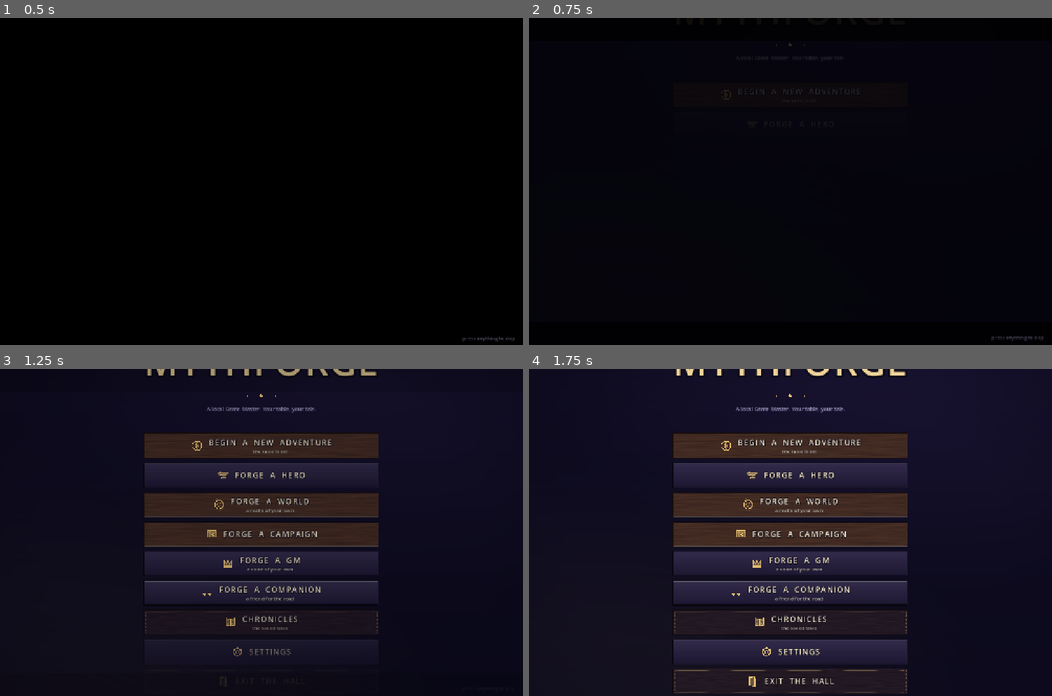
Above: before the commit, frames 1-4 (two rows, left to right).
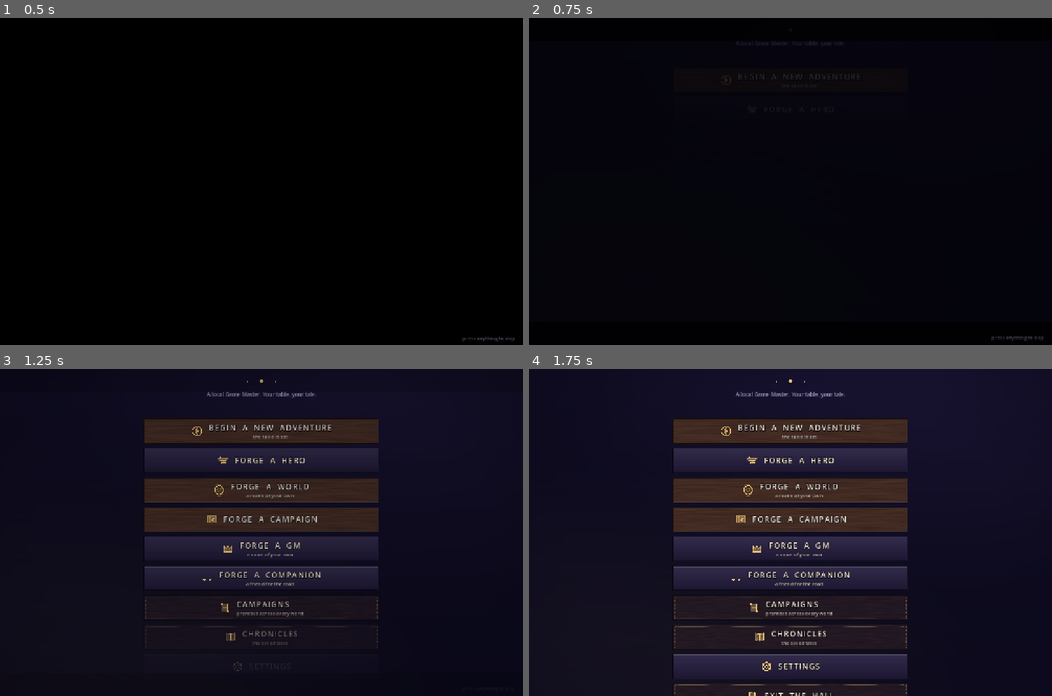
Above: after the commit, the same moments.

Repository: nc262/mythforge
Game: Godot game, scene res://scenes/main_menu.tscn
Same seed, same stepped clock (60 frames per second), same inputs: the game is played once before the commit and once after it. This scene is started directly instead of the project's main scene. Video files are missing from this copy of the repository; at most half a second of black plays in their place.
Inputs (mouse positions are in pixels of both pictures, inside the frame that each line leads up to):
- Up to frame 1 (0.5 s): no input
- Up to frame 2 (0.75 s): tap Enter (ui_accept) at 0.5 s; drag from (790, 181) to (842, 109) at 0.52 s
- Up to frame 3 (1.25 s): no input
- Up to frame 4 (1.75 s): click (790, 607) at 1.27 s

Frame 1 is identical in both runs. In frame 2, 0.2% of the frame differs, in the area x 36-64%, y 7-26%; in frame 3, 15%; in frame 4, 20%, in the area x 27-73%, y 0-100%.

Commit message:
Batch D chat/AI + shell: inline edit, STT push-to-talk, crafting v2, campaign shelf, chat QoL
- Ctrl+E inline edit: your last line returns to the box, the stale exchange
  leaves the thread (rows carry kind metadata).
- STT push-to-talk: hold the quill button, speak, release — audio records
  via an AudioEffectRecord bus, posts multipart to /api/stt/transcribe
  (Api.post_file), transcript lands in the input box; graceful 503 line.
  audio/driver/enable_input on.
- Crafting v2: recipes in tables.json (typed components), GameState.craft
  consumes and grants; ready recipes appear in the dice menu (700-lane);
  the GM craft-ask now knows it can seed component loot.
- Main menu: CAMPAIGNS shelf — every authored premise across every world,
  one list, set-the-table link; worlds grid + shelf get staggered entrances.
- Companion chat: Clear-the-table button (thread + chronicle reset).
- Model routing: BLOCKED — backend model is per-session (chat_stream has no
  per-message override); documented, not faked. Vision loop likewise needs
  a scene-describe endpoint server-side.

Co-Authored-By: Claude Fable 5 <noreply@anthropic.com>

Diff:
--- a/godot/autoload/api_client.gd
+++ b/godot/autoload/api_client.gd
@@ -103,6 +103,32 @@
 	for k in fields:
 		parts.append(str(k).uri_encode() + "=" + str(fields[k]).uri_encode())
 	return "&".join(parts)
+
+
+## Multipart file upload (STT audio). → parsed JSON with "_status".
+func post_file(path: String, field: String, bytes: PackedByteArray, filename := "audio.wav", mime := "audio/wav") -> Dictionary:
+	if test_mode:
+		return _test_response(path)
+	var boundary := "----mythforge%08x" % (randi() & 0x7FFFFFFF)
+	var body := PackedByteArray()
+	body.append_array(("--%s\r\nContent-Disposition: form-data; name=\"%s\"; filename=\"%s\"\r\nContent-Type: %s\r\n\r\n" % [
+		boundary, field, filename, mime]).to_utf8_buffer())
+	body.append_array(bytes)
+	body.append_array(("\r\n--%s--\r\n" % boundary).to_utf8_buffer())
+	var req := HTTPRequest.new()
+	add_child(req)
+	var err := req.request_raw(BASE + path,
+		_headers(["Content-Type: multipart/form-data; boundary=%s" % boundary]),
+		HTTPClient.METHOD_POST, body)
+	if err != OK:
+		req.queue_free()
+		return {"_status": 0}
+	var res: Array = await req.request_completed
+	req.queue_free()
+	var out = JSON.parse_string(res[3].get_string_from_utf8())
+	var d: Dictionary = out if out is Dictionary else {"data": out}
+	d["_status"] = res[1]
+	return d
 
 
 ## Raw bytes (images). Empty array on any failure.
--- a/godot/autoload/game_state.gd
+++ b/godot/autoload/game_state.gd
@@ -219,6 +219,39 @@
 			return
 	v["items"].append(Rules.mk_item(nm, rarity, qty))
 	save_kind("inv", v)
+
+
+## Crafting v2 — typed components, consumed on craft. Recipes live in
+## tables.json; the GM seeds components through ordinary [[loot]] tags.
+func recipe_ready(r: Dictionary) -> bool:
+	for comp in r.get("components", []):
+		var found := false
+		for it in inv().get("items", []):
+			if str(it.get("name", "")).nocasecmp_to(str(comp)) == 0 and int(it.get("qty", 1)) > 0:
+				found = true
+				break
+		if not found:
+			return false
+	return true
+
+
+func craft(recipe_name: String) -> String:
+	for r in Rules.tables.get("recipes", []):
+		if not (r is Dictionary) or str(r.get("name", "")).nocasecmp_to(recipe_name) != 0:
+			continue
+		if not recipe_ready(r):
+			return ""
+		var v := inv()
+		for comp in r["components"]:
+			for it in v["items"]:
+				if str(it.get("name", "")).nocasecmp_to(str(comp)) == 0:
+					it["qty"] = int(it.get("qty", 1)) - 1
+					break
+		v["items"] = v["items"].filter(func(it): return int(it.get("qty", 1)) > 0)
+		save_kind("inv", v)
+		add_item(str(r["name"]), str(r.get("rarity", "common")))
+		return "*You craft a %s from %s.*" % [str(r["name"]), ", ".join(r["components"])]
+	return ""
 
 
 func item_by_id(id: String) -> Dictionary:
--- a/godot/project.godot
+++ b/godot/project.godot
@@ -23,6 +23,10 @@
 WorldSkin="*res://autoload/world_skin.gd"
 Pad="*res://autoload/pad.gd"
 
+[audio]
+
+driver/enable_input=true
+
 [display]
 
 window/size/viewport_width=1280
--- a/godot/scripts/game.gd
+++ b/godot/scripts/game.gd
@@ -90,6 +90,7 @@
 	# adventure screen wears no atmosphere overlay (rooms/forges still do).
 	_iconify_toolbar()
 	_add_leave_button()
+	_add_mic_button()
 	# A3: a full-screen mood wash the AI can SUGGEST via presentation tags —
 	# above the scene art, below the UI, transparent until a mood lands.
 	_mood_layer = ColorRect.new()
@@ -140,6 +141,22 @@
 		Art.art_ready.connect(func(k):
 			if str(k) == slug and is_instance_valid(face):
 				face.set_portrait(Art.round_tex(slug, 132), comp_name.left(1)))
+		# Clear-chat: sweep the table and start the talk fresh.
+		var clear_b := Button.new()
+		clear_b.theme_type_variation = "GhostButton"
+		clear_b.text = "Clear the table"
+		clear_b.anchor_left = 1.0
+		clear_b.anchor_right = 1.0
+		clear_b.offset_left = -196
+		clear_b.offset_top = 158
+		clear_b.offset_right = -32
+		clear_b.offset_bottom = 192
+		clear_b.pressed.connect(func():
+			for r in _thread.get_children():
+				r.queue_free()
+			Chronicle.reset()
+			_say_system("The table is cleared — speak fresh."))
+		add_child(clear_b)
 		_say_system("You sit down with %s." % comp_name)
 		return
 	await GameState.hydrate()
@@ -216,6 +233,65 @@
 	leave.add_child(ic)
 	leave.pressed.connect(_leave_to_hall)
 	add_child(leave)
+
+
+# ── STT push-to-talk: hold the quill, speak, release — words land in the box.
+## Server side is multi-provider (/api/stt/transcribe) and may 503 without a
+## configured provider; the client degrades to a polite line either way.
+var _mic_player: AudioStreamPlayer
+var _rec: AudioEffectRecord
+
+
+func _add_mic_button() -> void:
+	var mic := Button.new()
+	mic.name = "Mic"
+	mic.tooltip_text = "Hold to speak — release to transcribe"
+	mic.custom_minimum_size = Vector2(42, 34)
+	var ic := MythIcon.new("quill", 24, "gold_soft")
+	ic.set_anchors_preset(Control.PRESET_FULL_RECT)
+	mic.add_child(ic)
+	$Margin/Split/ChatBox/Input.add_child(mic)
+	mic.button_down.connect(_mic_start)
+	mic.button_up.connect(_mic_stop)
+
+
+func _mic_start() -> void:
+	if _rec == null:
+		var idx := AudioServer.get_bus_index("MfRecord")
+		if idx == -1:
+			AudioServer.add_bus()
+			idx = AudioServer.bus_count - 1
+			AudioServer.set_bus_name(idx, "MfRecord")
+			AudioServer.add_bus_effect(idx, AudioEffectRecord.new())
+			AudioServer.set_bus_mute(idx, true)  # never monitor the mic back out
+		_rec = AudioServer.get_bus_effect(idx, 0)
+		_mic_player = AudioStreamPlayer.new()
+		_mic_player.stream = AudioStreamMicrophone.new()
+		_mic_player.bus = "MfRecord"
+		add_child(_mic_player)
+	_mic_player.play()
+	_rec.set_recording_active(true)
+
+
+func _mic_stop() -> void:
+	if _rec == null or not _rec.is_recording_active():
+		return
+	_rec.set_recording_active(false)
+	_mic_player.stop()
+	var wav: AudioStreamWAV = _rec.get_recording()
+	if wav == null:
+		return
+	wav.save_to_wav("user://stt.wav")
+	var r: Dictionary = await Api.post_file("/api/stt/transcribe", "file", FileAccess.get_file_as_bytes("user://stt.wav"))
+	var text := str(r.get("text", "")).strip_edges()
+	if int(r.get("_status", 0)) == 200 and text != "":
+		_msg.text = text
+		_msg.grab_focus()
+		_msg.caret_column = _msg.text.length()
+	elif int(r.get("_status", 0)) == 503:
+		_say_system("No speech provider is configured on the server — typing it is.", "quill")
+	else:
+		_say_system("The words didn't carry — try again.", "quill")
 
 
 func _leave_to_hall() -> void:
@@ -431,6 +507,7 @@
 		spacer.size_flags_stretch_ratio = 1.0
 		row.add_child(panel)
 		row.add_child(spacer)
+	row.set_meta("kind", kind)  # Ctrl+E finds "your last bubble" by this
 	row.modulate.a = 0.0
 	_thread.add_child(row)
 	create_tween().tween_property(row, "modulate:a", 1.0, 0.35)
@@ -571,6 +648,27 @@
 	_gm_rt = null
 	_lang_retry = 0
 	_stream(_last_framed)
+
+
+## Inline edit (Ctrl+E): your last line comes back into the box to be reworded;
+## the stale exchange — your bubble and the GM's reply — leaves the thread.
+func _edit_last() -> void:
+	if not Mode.can("send_message") or _last_player_msg == "" or _streaming:
+		return
+	if _gm_rt != null:
+		var row := _gm_rt.get_parent().get_parent()
+		if row != null and row.get_parent() == _thread:
+			row.queue_free()
+		_gm_rt = null
+	for i in range(_thread.get_child_count() - 1, -1, -1):
+		var r := _thread.get_child(i)
+		if str(r.get_meta("kind", "")) == "me":
+			r.queue_free()
+			break
+	_msg.text = _last_player_msg
+	_msg.grab_focus()
+	_msg.caret_column = _msg.text.length()
+	_say_system("Reword it and send — the table forgets the old line.", "quill")
 
 
 ## Silent log of a language-drift incident (Issue 4) — never shown to the player.
@@ -991,6 +1089,12 @@
 	pop.add_icon_item(Ui.ico_tex("book"), "Learn a spell…", 900)
 	pop.add_icon_item(Ui.ico_tex("cups"), "Recruit an ally…", 901)
 	pop.add_icon_item(Ui.ico_tex("hammer"), "Craft something…", 902)
+	# Recipes whose components sit in the pack craft deterministically (v2).
+	var recipes: Array = Rules.tables.get("recipes", [])
+	for ri in recipes.size():
+		if recipes[ri] is Dictionary and GameState.recipe_ready(recipes[ri]):
+			pop.add_icon_item(Ui.ico_tex("hammer"), "Craft: %s  (%s)" % [str(recipes[ri]["name"]),
+				", ".join(recipes[ri]["components"])], 700 + ri)
 	if bool(GameState.sheet().get("inspiration", false)):
 		pop.add_icon_item(Ui.ico_tex("star"), "Spend Inspiration — advantage on your next roll", 903)
 	for mi in range(pop.item_count):
@@ -1011,6 +1115,20 @@
 	if id == 903:
 		_insp_armed = true
 		_say_system("Inspiration armed — your next roll has advantage.", "star")
+		return
+	# Recipe crafting (700-799): the engine consumes components and grants the
+	# result — the GM only narrates the making.
+	if id >= 700 and id < 800:
+		var recipes: Array = Rules.tables.get("recipes", [])
+		if id - 700 < recipes.size():
+			var note := GameState.craft(str(recipes[id - 700].get("name", "")))
+			if note != "":
+				Sfx.play("chime")
+				_say_me(_md(note))
+				_render_sheet()
+				_build_dice_menu()  # the crafted recipe may no longer be ready
+				_last_player_msg = note
+				_stream(Composer.envelope("[%s Narrate the making briefly.]" % note.replace("*", "")))
 		return
 	# Raw dice tray: table candy, resolved and shown — the GM isn't bothered.
 	if id >= 910:
@@ -1051,7 +1169,7 @@
 		return
 	if id == 902:
 		_ask_gm("Craft something", "What do you try to make (and from what)?",
-			func(x): return "[I try to craft: %s. Check my pack in th …(153 unchanged characters)… ] and take costs with [[gold delta=-N]].]" % x)
+			func(x): return "[I try to craft: %s. Check my pack in th …(153 unchanged characters)… ] and take costs with [[gold delta=-N]]. You may also award raw crafting components as loot (Healing Herbs, Glass Vial, Oil Flask, Wood Branch, Rag Wick, Herb Bundle, Meat Cut, Bitterleaf, Ash Powder) — the engine crafts known recipes from them.]" % x)
 		return
 	if id == 901:
 		_ask_gm("Recruit an ally", "Who do you ask to join you?",
@@ -2085,6 +2203,8 @@
 		btn2.button_pressed = not btn2.button_pressed
 	elif event.ctrl_pressed and event.keycode == KEY_R:
 		_regen()
+	elif event.ctrl_pressed and event.keycode == KEY_E:
+		_edit_last()
 	elif event.keycode == KEY_SPACE and Mode.is_state("Combat") and not _msg.has_focus():
 		_on_combat_action("cnext")
 	elif event.ctrl_pressed and event.keycode == KEY_M:
--- a/godot/scripts/main_menu.gd
+++ b/godot/scripts/main_menu.gd
@@ -92,6 +92,7 @@
 		["FORGE  A  CAMPAIGN", "wartable", "oak", _open_campaign_forge_pillar, ""],
 		["FORGE  A  GM", "crown", "steel", _open_gm_forge_pillar, "a voice of your own"],
 		["FORGE  A  COMPANION", "cups", "steel", _open_persona_forge_pillar, "a friend for the road"],
+		["CAMPAIGNS", "scroll", "leather", _show_campaigns, "premises across every world"],
 		["CHRONICLES", "book", "leather", _open_chronicles, "the saved tales"],
 		["SETTINGS", "runewheel", "steel", _show_settings, ""],
 		["EXIT  THE  HALL", "door", "leather", _quit_game, ""],
@@ -243,6 +244,52 @@
 	imp.pressed.connect(_import_world)
 	grid.add_child(imp)
 	_content.add_child(grid)
+	Ui.reveal_children(grid, 0.05)  # the worlds arrive one by one
+
+
+## The campaign shelf: every authored premise across EVERY world in one
+## place — browse cross-world, then go set the table.
+func _show_campaigns() -> void:
+	_show_sub("The Campaign Shelf", "every authored premise, across every world")
+	var list := VBoxContainer.new()
+	list.add_theme_constant_override("separation", 10)
+	for w in _all_worlds():
+		var wid := str(w.get("id", ""))
+		var stories: Array = w.get("stories") if w.get("stories") is Array else Rules.world_stories(wid)
+		for st in stories:
+			if not (st is Dictionary) or str(st.get("title", "")) == "":
+				continue
+			var card := PanelContainer.new()
+			card.add_theme_stylebox_override("panel", Ui.sb_card())
+			var col := VBoxContainer.new()
+			col.add_theme_constant_override("separation", 4)
+			var t := Label.new()
+			t.theme_type_variation = "HeaderLabel"
+			t.text = "%s   ·   %s" % [str(st["title"]), str(w.get("name", ""))]
+			col.add_child(t)
+			var prem := Label.new()
+			prem.autowrap_mode = TextServer.AUTOWRAP_WORD_SMART
+			prem.add_theme_color_override("font_color", Ui.c("ink_soft"))
+			prem.text = str(st.get("premise", "")).left(240)
+			col.add_child(prem)
+			var go := Button.new()
+			go.theme_type_variation = "GhostButton"
+			go.text = "Set the table with this tale ›"
+			go.pressed.connect(_open_adventure_forge)
+			var gr := HBoxContainer.new()
+			gr.alignment = BoxContainer.ALIGNMENT_END
+			gr.add_child(go)
+			col.add_child(gr)
+			card.add_child(col)
+			list.add_child(card)
+	if list.get_child_count() == 0:
+		var empty := Label.new()
+		empty.theme_type_variation = "HintLabel"
+		empty.horizontal_alignment = HORIZONTAL_ALIGNMENT_CENTER
+		empty.text = "No campaigns authored yet — the Campaign Forge writes them."
+		list.add_child(empty)
+	_content.add_child(list)
+	Ui.reveal_children(list, 0.04)
 
 
 func _import_world() -> void:
